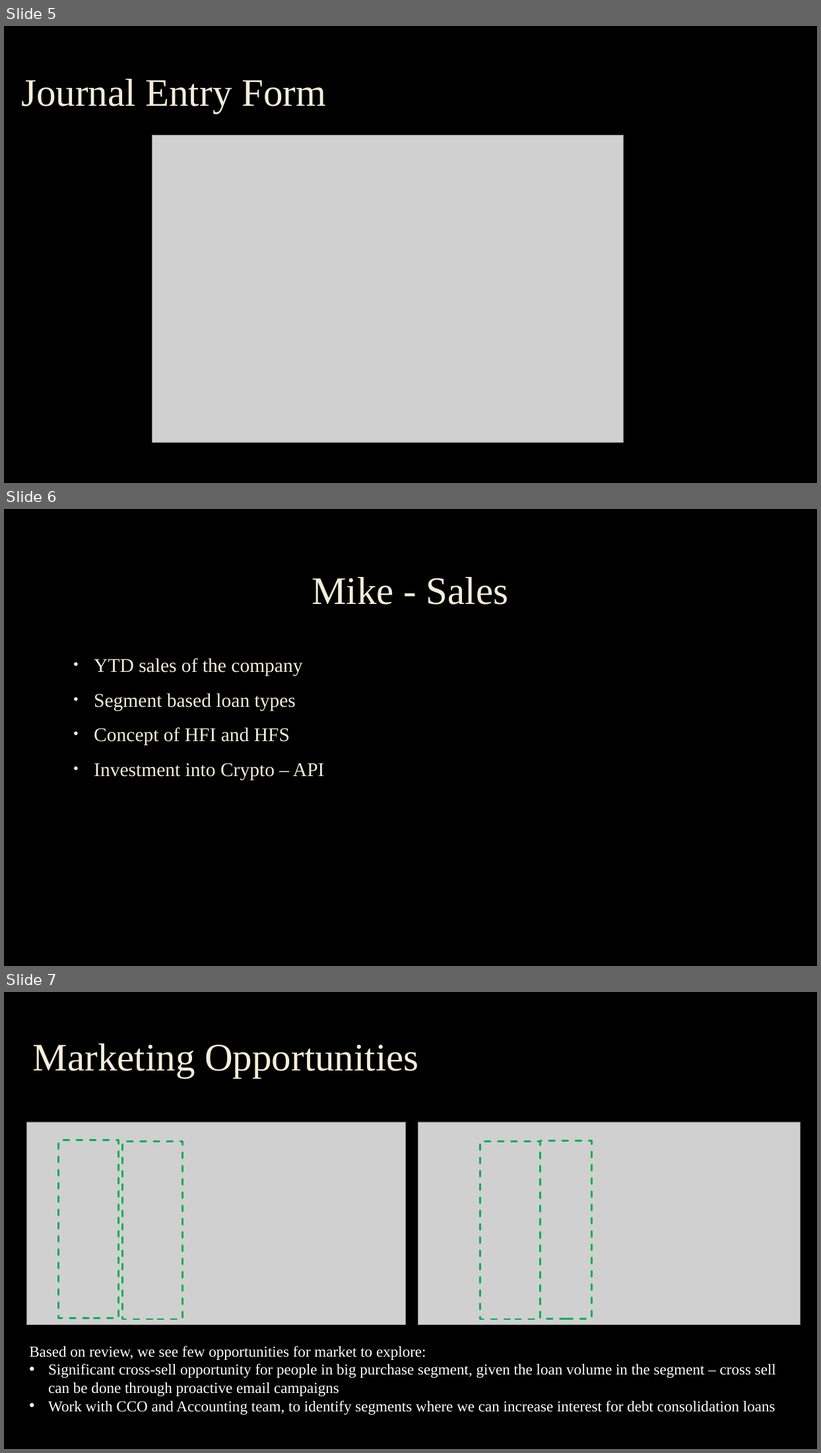
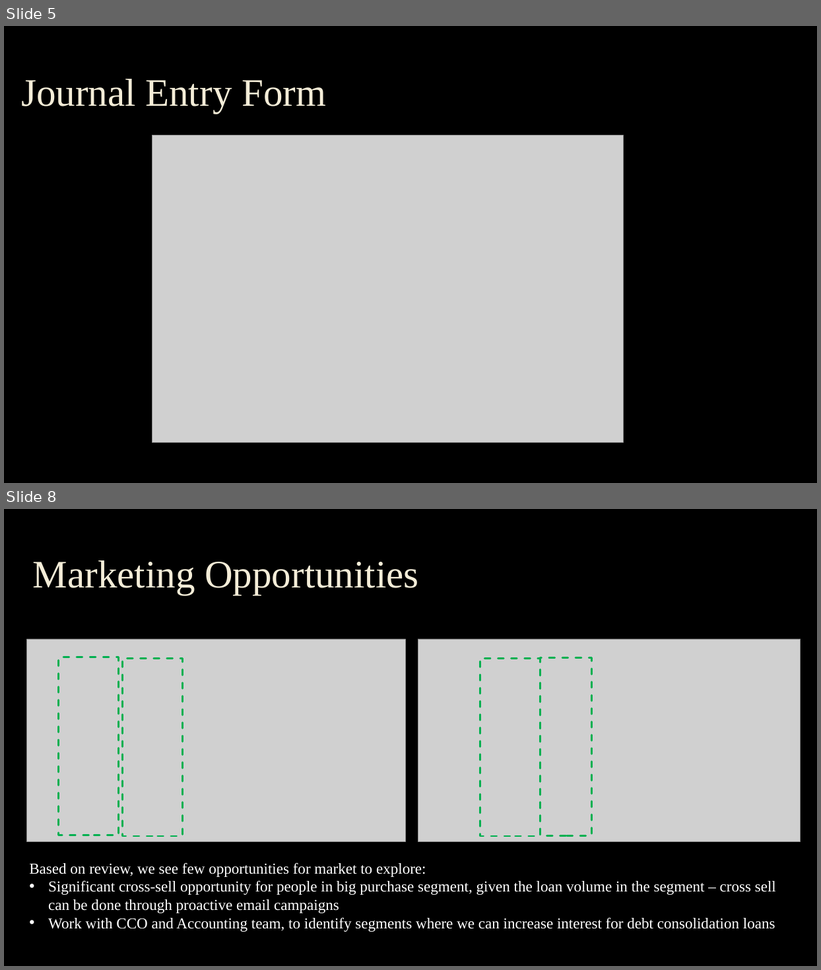
Before and after one commit to therealkuma/fintech_collab, a slide deck: Strategy and Decision Automation.pptx. Shown one above the other, each under a label of ours: slides 5, 6 and 7 before the commit, slides 5 and 8 after it; the slides between them are not shown. The pictures are 821x1453 and 821x970 pixels, drawn with LibreOffice and Linux fonts; fonts in the diff are those of the drawing; grey boxes stand for pictures; background and template pictures are left out. Boxes give left, top, right and bottom in pixels: in the first picture for what was removed or moved away, otherwise in the second. Text is boxed around its words. In the diff, an @@ line names an element or a change of style, - is before the commit and + after.

```diff
--- a/Strategy and Decision Automation.pptx
+++ b/Strategy and Decision Automation.pptx
@@ slide 6 removed at bbox=[4, 509, 817, 966], background picture (left out) @@
@@ title removed at bbox=[312, 577, 508, 605] @@
-Mike - Sales
@@ text removed at bbox=[94, 658, 325, 780] @@
-• YTD sales of the company
-• Segment based loan types
-• Concept of HFI and HFS
-• Investment into Crypto – API
@@ what was slide 7 is now slide 8 @@
```
Also in this commit, not shown: 2 slides added.
